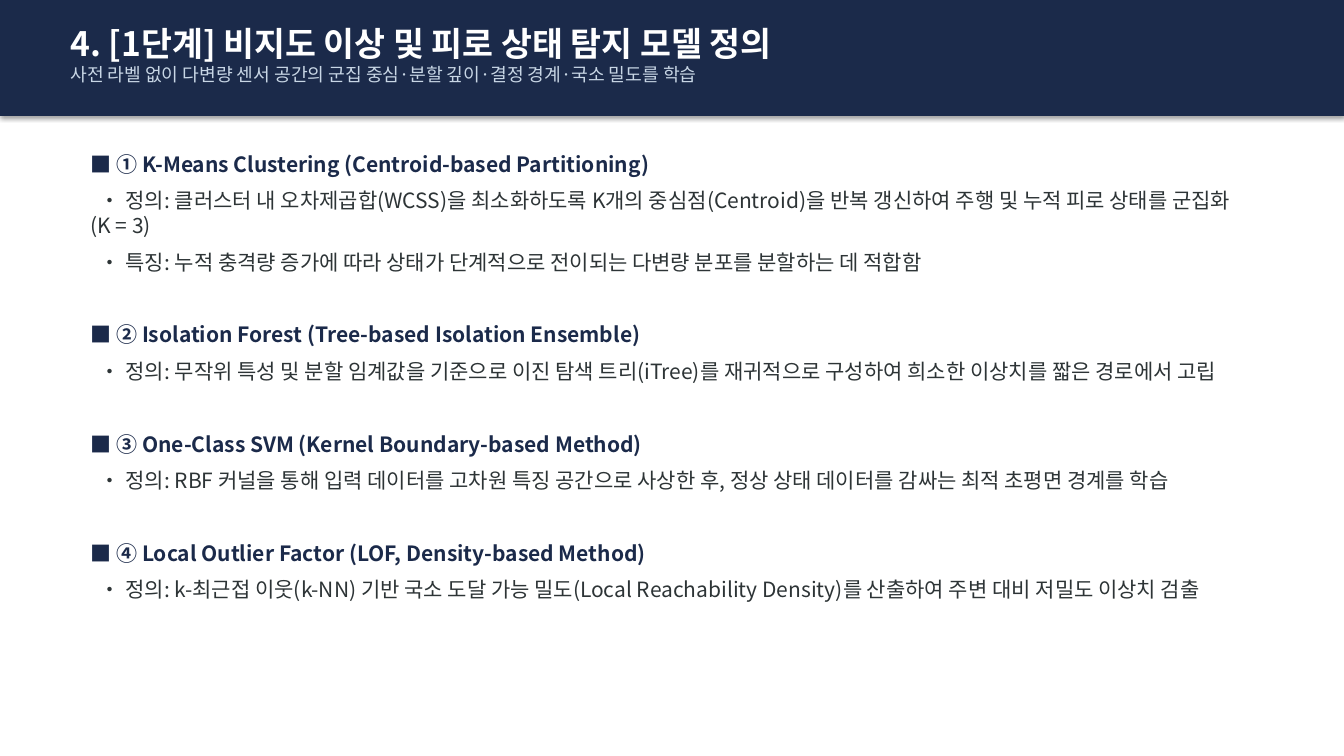
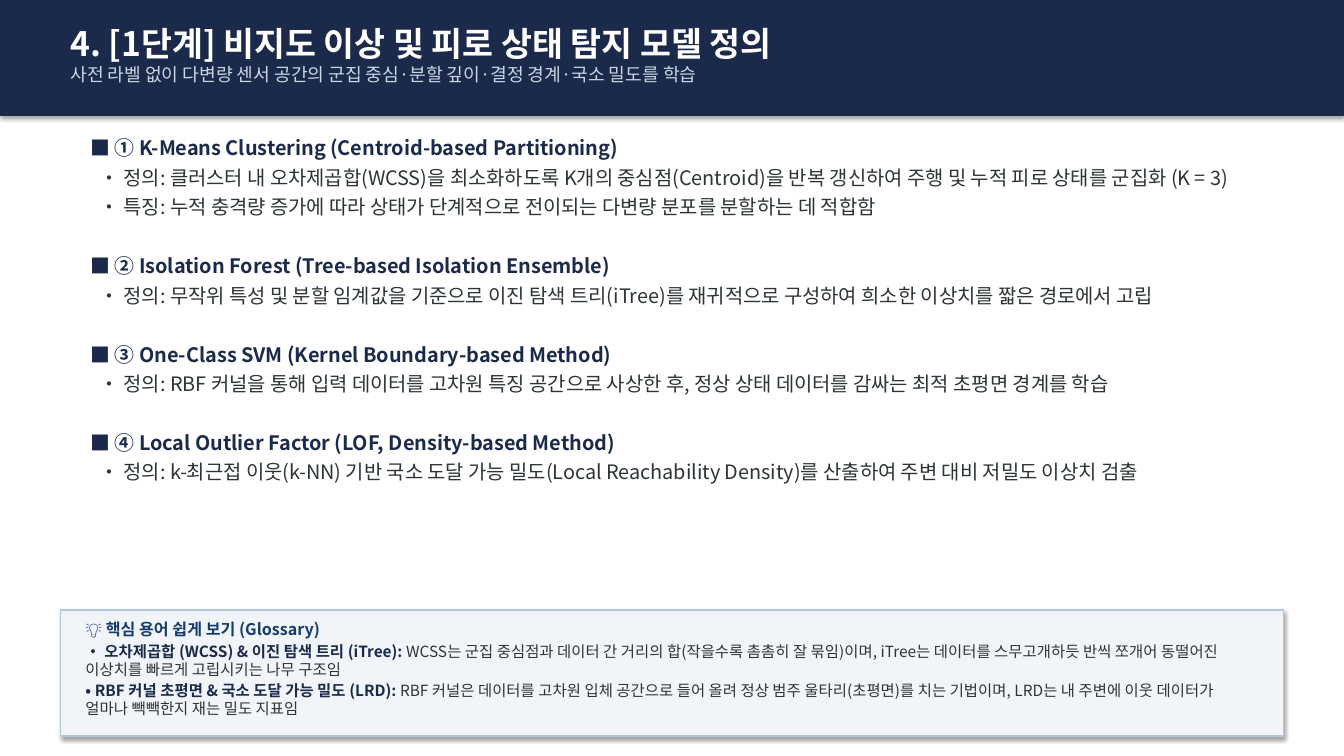
Before and after one commit to sungmin9910/prediction, a slide deck: slide 5 of 사과_운송_이상충격_예측_발표자료.pptx. Drawn at 1344x756 pixels with LibreOffice and Linux fonts; fonts in the diff are those of the drawing. Boxes give left, top, right and bottom in pixels: in the first picture for what was removed or moved away, otherwise in the second. Text is boxed around its words. In the diff, an @@ line names an element or a change of style, - is before the commit and + after.

Commit message:
feat: Add bottom glossary boxes explaining technical terms on slides 2-10

```diff
--- a/사과_운송_이상충격_예측_발표자료.pptx
+++ b/사과_운송_이상충격_예측_발표자료.pptx
@@ text "■ ① K-Means Clustering (Centroid-based ...": place and size @@
-text "■ ① K-Means Clustering (Centroid-based ..." at box(91, 154, 1230, 602)
+text "■ ① K-Means Clustering (Centroid-based ..." at box(115, 138, 1228, 484)
@@ text "■ ① K-Means Clustering (Centroid-based ..." at box(115, 138, 1228, 484): size 15 to 14.2 pt; less space between paragraphs @@
@@ rectangle added at box(60, 610, 1284, 736), fill #F1F5F9, outline #B4C6DC 1.2 pt @@
@@ text added at box(85, 621, 1218, 715), 11 pt, text #2D3436 @@
+💡 핵심 용어 쉽게 보기 (Glossary)
+• 오차제곱합 (WCSS) & 이진 탐색 트리 (iTree): WCSS는 군집 중심점과 데이터 간 거리의 합(작을수록 촘촘히 잘 묶임)이며, iTree는 데이터를 스무고개하듯 반씩 쪼개어 동떨어진 이상치를 빠르게 고립시키는 나무 구조임
+• RBF 커널 초평면 & 국소 도달 가능 밀도 (LRD): RBF 커널은 데이터를 고차원 입체 공간으로 들어 올려 정상 범주 울타리(초평면)를 치는 기법이며, LRD는 내 주변에 이웃 데이터가 얼마나 빽빽한지 재는 밀도 지표임
```
Also in this commit, not shown: 8 other slides changed, 1 other file.
